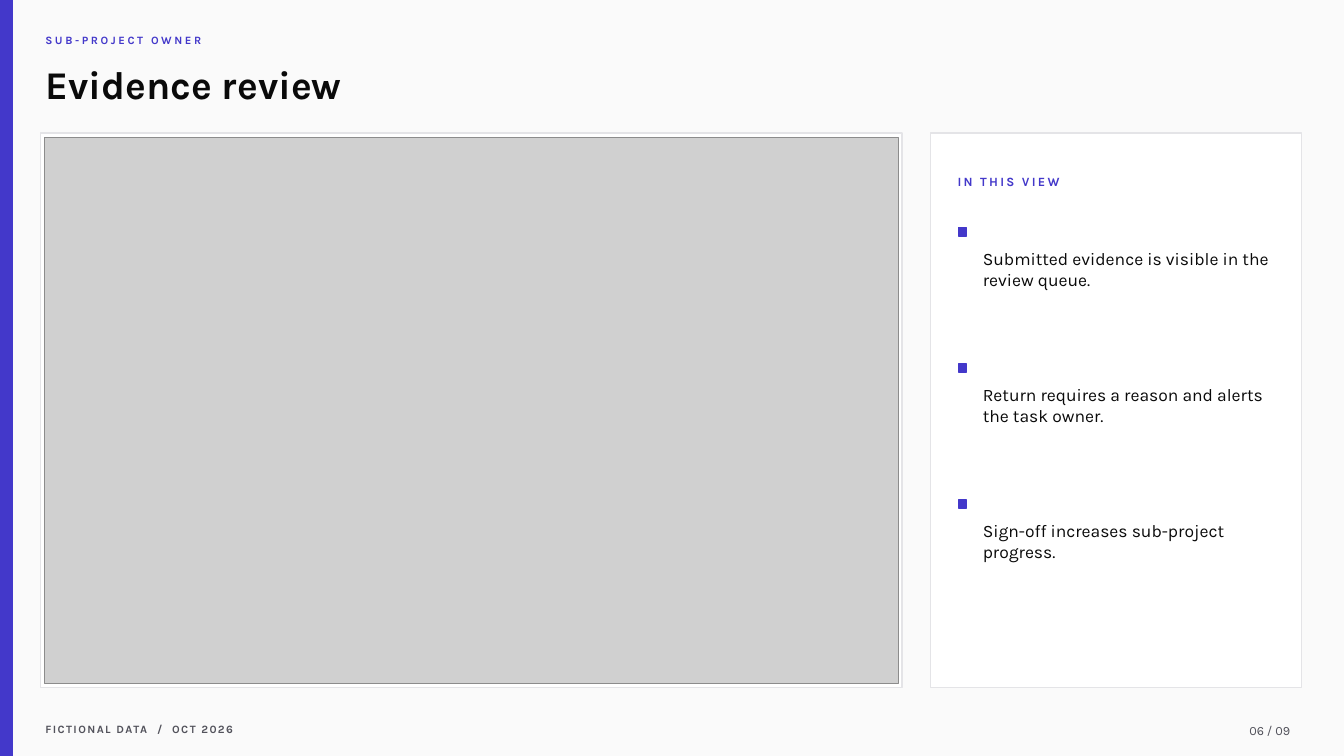
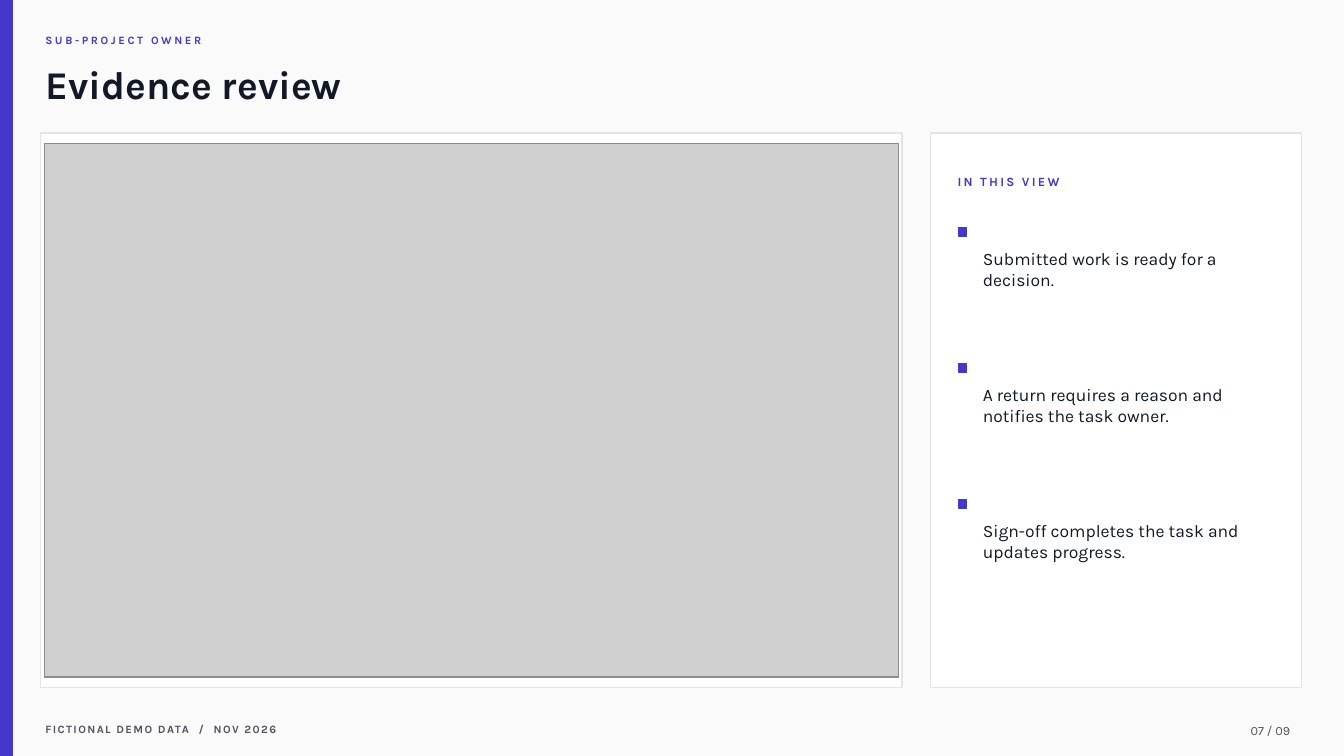
Before and after one commit to samarth-biztel/CVRDE, a slide deck: slide 7 of docs/CVRDE_Demo_Presentation.pptx (slide 6 before the commit). Drawn at 1344x756 pixels with LibreOffice and Linux fonts; fonts in the diff are those of the drawing; grey boxes stand for pictures. Boxes give left, top, right and bottom in pixels: in the first picture for what was removed or moved away, otherwise in the second. Text is boxed around its words. In the diff, an @@ line names an element or a change of style, - is before the commit and + after.

Commit message:
Refresh hosted demo presentation and walkthrough

```diff
--- a/docs/CVRDE_Demo_Presentation.pptx
+++ b/docs/CVRDE_Demo_Presentation.pptx
@@ text "Evidence review" at (45, 71, 342, 100): text colour #0A0A0A to #111827 @@
@@ picture: place and size @@
-picture at (44, 137, 898, 684)
+picture at (44, 143, 898, 677)
@@ text at (983, 253, 1217, 286): text changed; text colour #0A0A0A to #111827 @@
-Submitted evidence is visible in the review queue.
+Submitted work is ready for a decision.
@@ text at (983, 389, 1223, 423): text changed; text colour #0A0A0A to #111827 @@
-Return requires a reason and alerts the task owner.
+A return requires a reason and notifies the task owner.
@@ text at (983, 525, 1239, 563): text changed; text colour #0A0A0A to #111827 @@
-Sign-off increases sub-project progress.
+Sign-off completes the task and updates progress.
@@ text at (45, 719, 580, 739): text changed @@
-FICTIONAL DATA / OCT 2026
+FICTIONAL DEMO DATA / NOV 2026
@@ text at (1251, 727, 1290, 735): text changed @@
-06 / 09
+07 / 09
```
Also in this commit, not shown: 7 other slides changed, 1 slide added, 1 slide removed, 12 other files.
